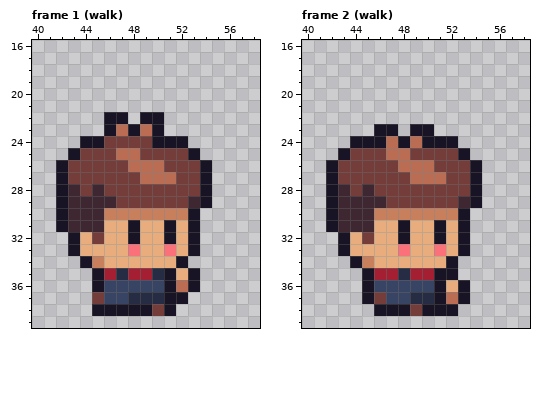
File history of a pixel-art file, entities/player/player.aseprite. Above is the file before it was changed.
96x64 pixels, 77 frames. Colours within 5 levels of each other are drawn and written as one. Shown: frame 1 (walk): x 40..58, y 16..39; frame 2 (walk): x 40..58, y 16..39. The commit also changed other frames, which this record leaves out.
Now the later version:
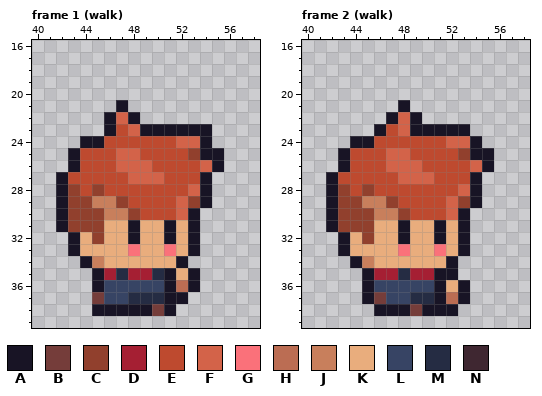
Palette (. is transparent): A #181425  B #753d3a  C #91402d  D #a51f33  E #be4a2f  F #d36349  G #fa717a  H #bb6d53  J #c87f5c  K #e9ad7d  L #374464  M #252c43  N #3f2731
Change:
layer "bowl hair" now hidden
layer "mop hair" now shown
--- frame 1 (walk)
@@ x 40..58 @@
 20 ...................
-21 ...................
-22 ......AA.AA........
-23 ......AHAHA........
-24 ....AABBBBAAA......
-25 ...ABBBHHBBBBA.....
-26 ..ABBBBBHHHBBBA....
-27 ..ABBBBBBHHHBBA....
-28 ..ANBNBBBBBBBBA....
-29 ..ANNNNBBBBBBNA....
-30 ..ANNNJJJJJJJA.....
-31 ..ANNNKKAKKAKA.....
-32 ...AKBKKAKKAKA.....
+21 .......A...........
+22 ......AFA..........
+23 ......AEFAAAAAA....
+24 ....AAEEEEEEFFA....
+25 ...AEEEFFEEEECAA...
+26 ...AEEEFFFEEEEFA...
+27 ..AEEEEEFFFEEEA....
+28 ..ACECEEEEEEEFA....
+29 ..ACCJJCEEEEFCA....
+30 ..ACCCJJCEEEFA.....
+31 ..ACCCKKAKKAKA.....
+32 ...AKCKKAKKAKA.....
 33 ...AKKKKGKKGKA.....
--- frame 2 (walk)
@@ x 40..58 @@
 20 ...................
-21 ...................
-22 ...................
-23 ......AA.AA........
-24 ....AAAHAHAAA......
-25 ...ABBBHHBBBBA.....
-26 ..ABBBBBHHHBBBA....
-27 ..ABBBBBBHHHBBA....
-28 ..ANBNBBBBBBBBA....
-29 ..ANNNNBBBBBBNA....
-30 ..ANNNJJJJJJJA.....
-31 ..ANNNKKAKKAKA.....
-32 ...AKBKKAKKAKA.....
+21 ........A..........
+22 .......AFA.........
+23 ......AEFAAAAA.....
+24 ....AAEEEEEEFFA....
+25 ...AEEEFFEEEECAA...
+26 ...AEEEFFFEEEEFA...
+27 ..AEEEEEFFFEEEA....
+28 ..ACECEEEEEEEFA....
+29 ..ACCJJCEEEEFCA....
+30 ..ACCCJJCEEEFA.....
+31 ..ACCCKKAKKAKA.....
+32 ...AKCKKAKKAKA.....
 33 ...AKKKKGKKGKA.....
Changed places in both pictures, as pixel boxes (x1, y1, x2, y2):
changed: (56, 100, 224, 244)
changed: (326, 100, 494, 244)
